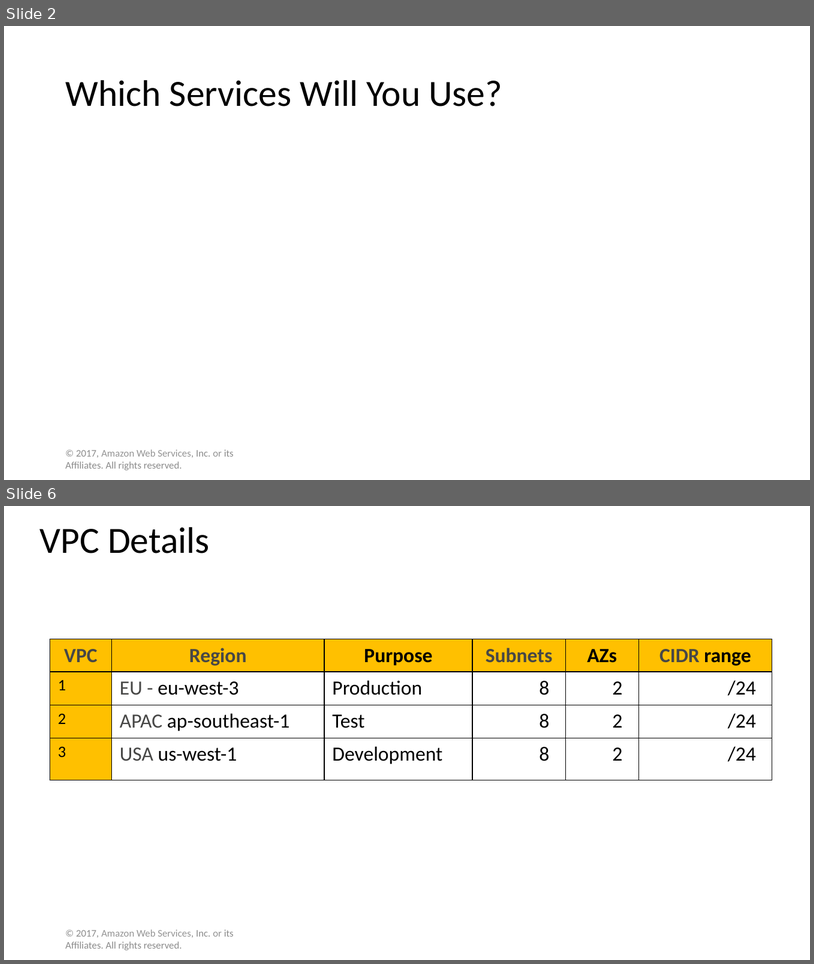
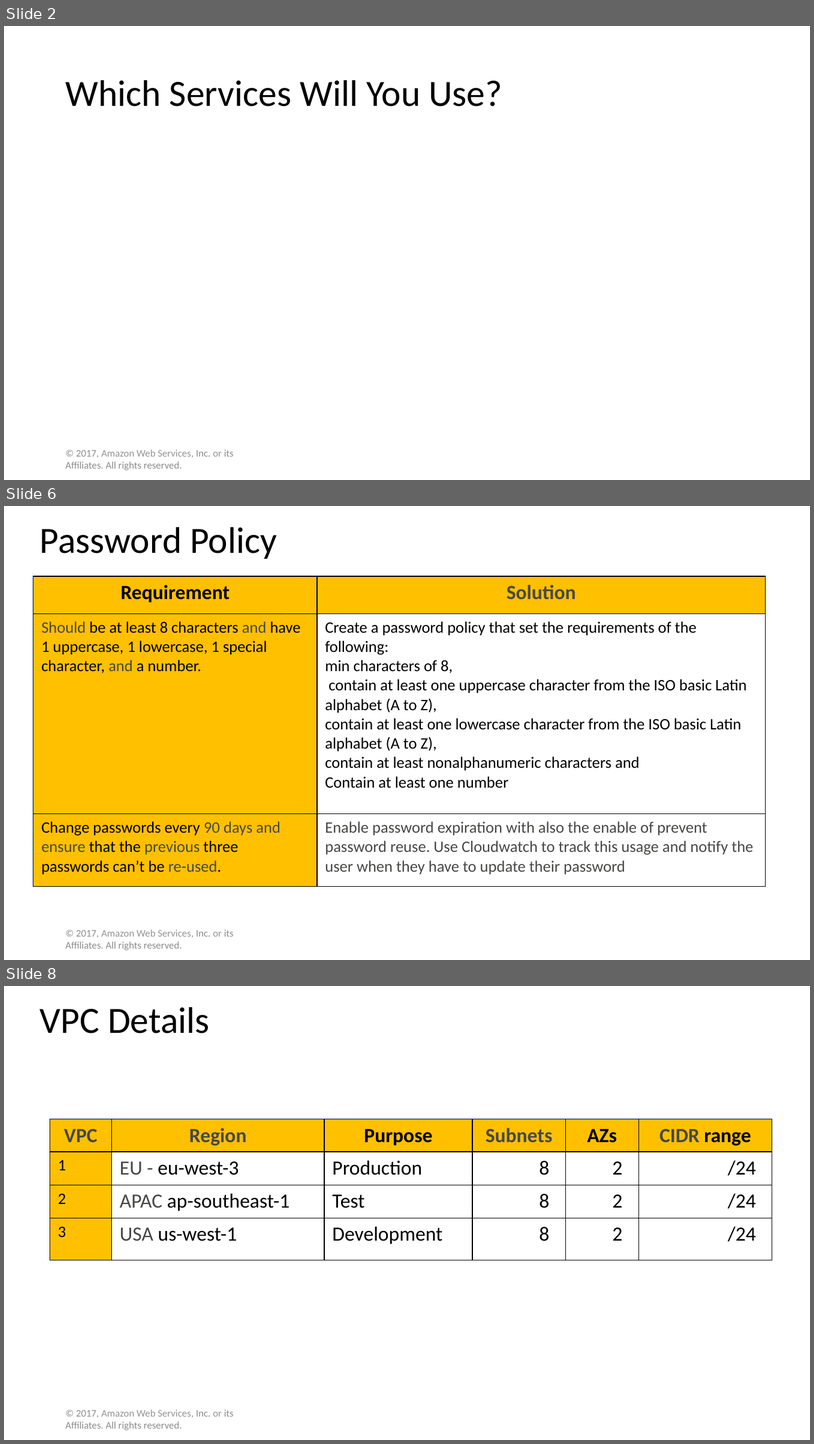
Before and after one commit to WilliamCareySemiColon/college_y3, a slide deck: Cloud_Computing/Labs/Assignment/part 1/Solution Template.pptx. Shown one above the other, each under a label of ours: slides 2 and 6 before the commit, slides 2, 6 and 8 after it; the slides between them are not shown. The pictures are 814x964 and 814x1444 pixels, drawn with LibreOffice and Linux fonts; fonts in the diff are those of the drawing. Boxes give left, top, right and bottom in pixels: in the first picture for what was removed or moved away, otherwise in the second. Text is boxed around its words. In the diff, an @@ line names an element or a change of style, - is before the commit and + after.

Commit message:
added ai and cloud assignments specs

```diff
--- a/Cloud_Computing/Labs/Assignment/part 1/Solution Template.pptx
+++ b/Cloud_Computing/Labs/Assignment/part 1/Solution Template.pptx
@@ slide 6 added at (4,506,810,960), background #FFFFFF @@
@@ title added at (40,527,277,559), 44 pt, text #000000 @@
+Password Policy
@@ table added at (33,576,766,886), 3 rows, 2 columns @@
+Requirement | Solution
+Should be at least 8 characters and have 1 uppercase, 1 lowercase, 1 special character, and a number. | Create a password policy that set the requirements of the following: / min characters of 8, / contain at least one uppercase character from the ISO basic Latin alphabet (A to Z), / contain at least one lowercase character from the ISO basic Latin alphabet (A to Z), / contain at least nonalphanumeric characters and / Contain at least one number
+Change passwords every 90 days and ensure that the previous three passwords can’t be re-used. | Enable password expiration with also the enable of prevent password reuse. Use Cloudwatch to track this usage and notify the user when they have to update their password
@@ text added at (65,929,234,950), 12 pt, text #8C8C8C @@
+© 2017, Amazon Web Services, Inc. or its Affiliates. All rights reserved.
@@ what was slide 6 is now slide 8 @@
```
Also in this commit, not shown: 8 slides changed, 3 other slides added, 3 other files.
